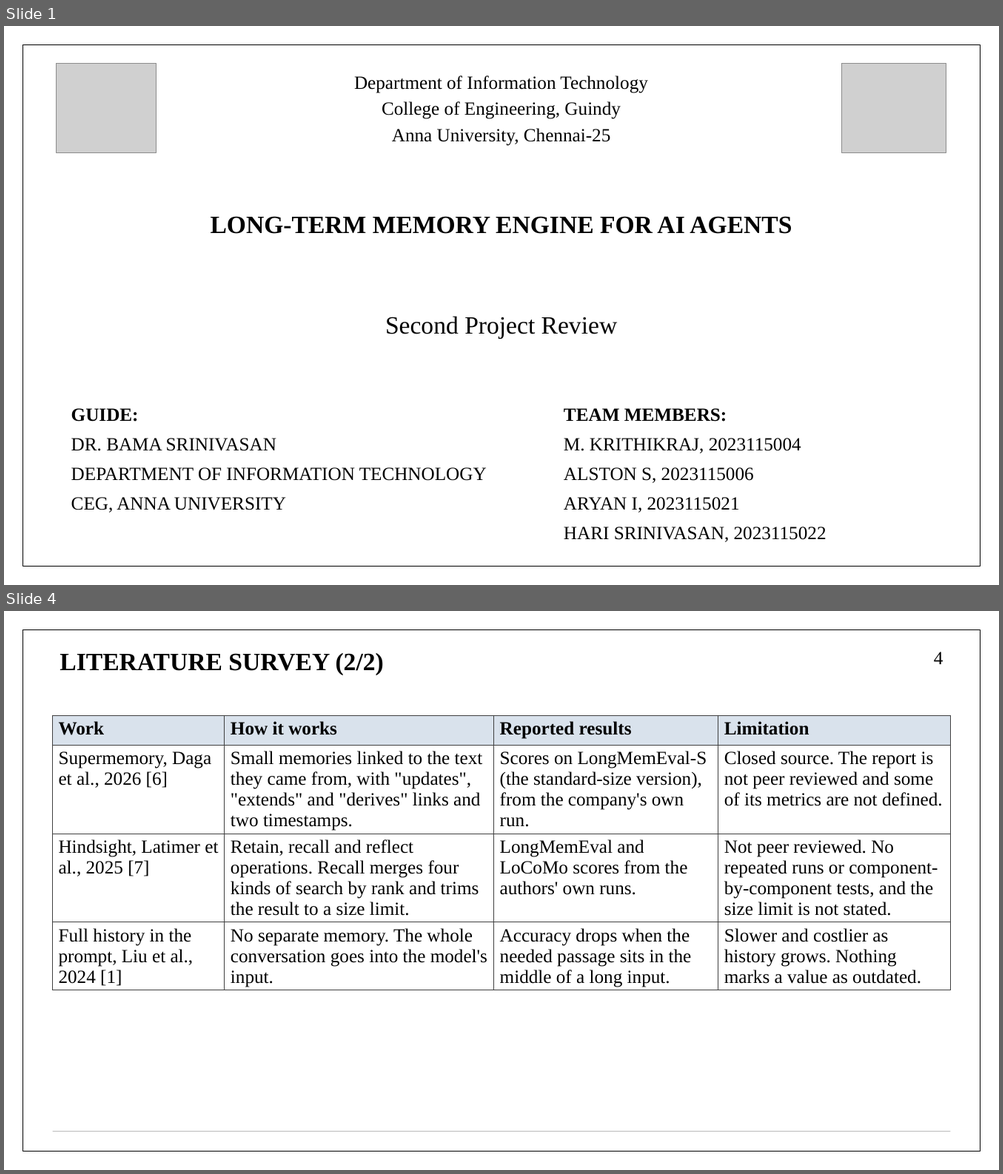
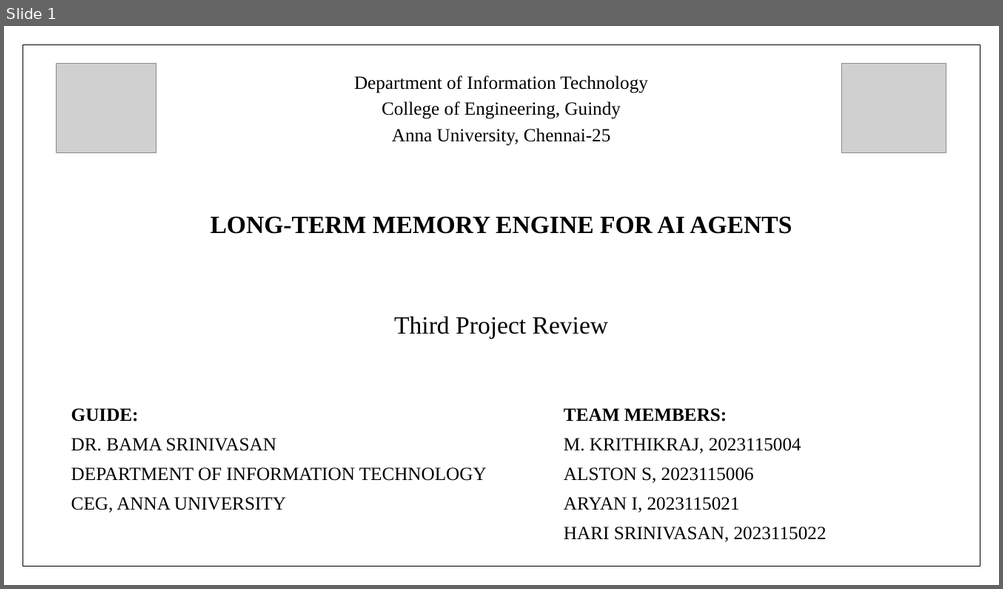
Before and after one commit to aryaniyaps/sdp-2026, a slide deck: P1_R2_13.pptx. Shown one above the other, each under a label of ours: slides 1 and 4 before the commit, slide 1 after it; the slides between them are not shown. The pictures are 1003x1174 and 1003x589 pixels, drawn with LibreOffice and Linux fonts; fonts in the diff are those of the drawing; grey boxes stand for pictures. Boxes give left, top, right and bottom in pixels: in the first picture for what was removed or moved away, otherwise in the second. Text is boxed around its words. In the diff, an @@ line names an element or a change of style, - is before the commit and + after.

Commit message:
Update the third project review slides and PDF

```diff
--- a/P1_R2_13.pptx
+++ b/P1_R2_13.pptx
@@ slide 4 removed at [4,611,999,1170], background #FFFFFF; not listed: 1 template element that a slide beside it also shows @@
@@ title removed at [60,653,384,675] @@
-LITERATURE SURVEY (2/2)
@@ page number removed at [933,652,943,664] @@
-4
@@ table removed at [53,715,950,991], 4 rows, 4 columns @@
-Work | How it works | Reported results | Limitation
-Supermemory, Daga et al., 2026 [6] | Small memories linked to the text they came from, with "updates", "extends" and "derives" links and two timestamps. | Scores on LongMemEval-S (the standard-size version), from the company's own run. | Closed source. The report is not peer reviewed and some of its metrics are not defined.
-Hindsight, Latimer et al., 2025 [7] | Retain, recall and reflect operations. Recall merges four kinds of search by rank and trims the result to a size limit. | LongMemEval and LoCoMo scores from the authors' own runs. | Not peer reviewed. No repeated runs or component-by-component tests, and the size limit is not stated.
-Full history in the prompt, Liu et al., 2024 [1] | No separate memory. The whole conversation goes into the model's input. | Accuracy drops when the needed passage sits in the middle of a long input. | Slower and costlier as history grows. Nothing marks a value as outdated.
@@ line removed from (53, 1132) to (950, 1132) @@
@@ slide 1 changed as well @@
@@ text at [394,316,609,339]: text changed @@
-Second Project Review
+Third Project Review
```
Also in this commit, not shown: 12 other slides changed, 10 slides added, 18 other slides removed, 1 other file.
